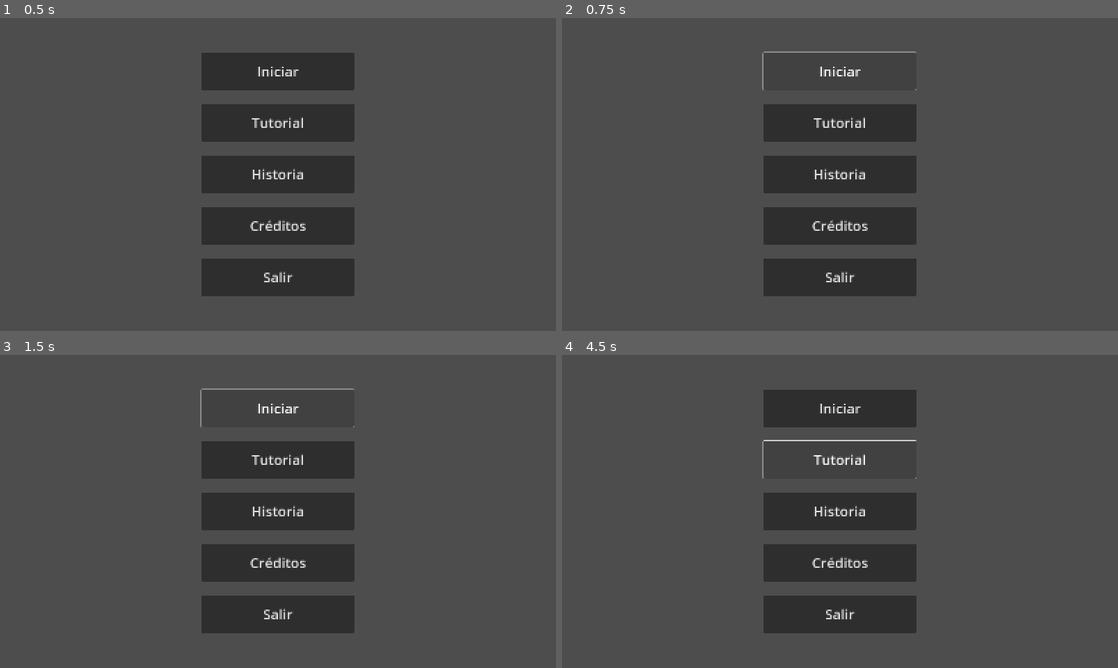
Above: before the commit, frames 1-4 (two rows, left to right).
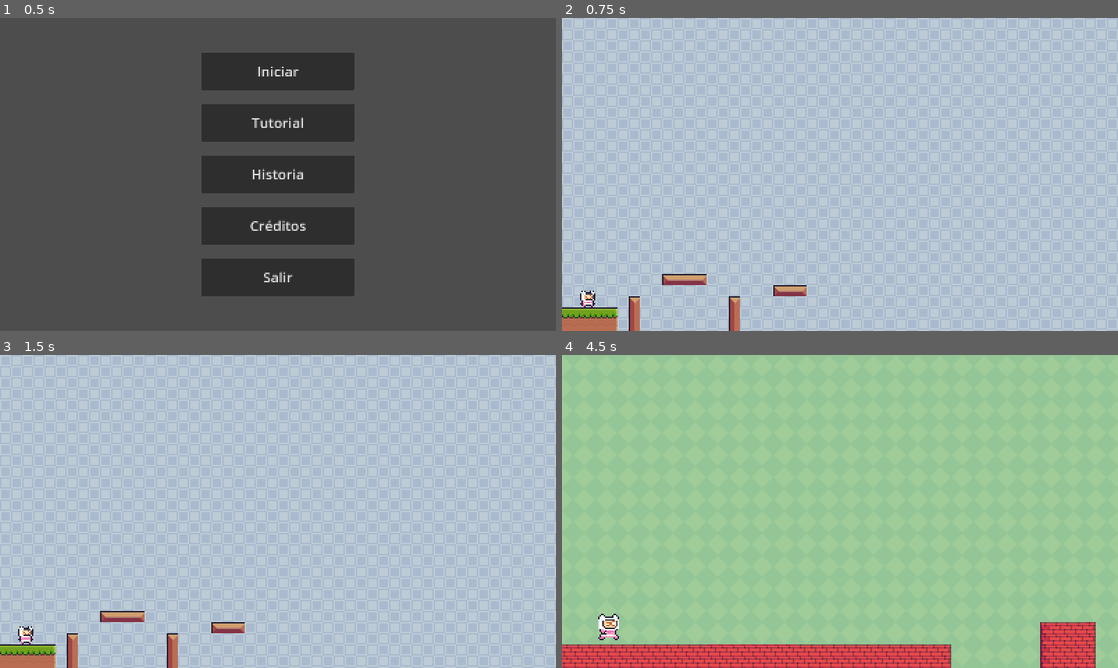
Above: after the commit, the same moments.

Repository: NataliaOspinal/juegoLGJ
Game: Godot game, scene res://scenes/ui/main_menu.tscn
Two runs of this game, one before a commit and one after it. Both use one fixed random seed, a clock stepped at 60 frames per second and the inputs below. This scene is started directly instead of the project's main scene.
Inputs (mouse positions are in pixels of both pictures, inside the frame that each line leads up to):
- Up to frame 1 (0.5 s): no input
- Up to frame 2 (0.75 s): click "Iniciar" at 0.5 s
- Up to frame 3 (1.5 s): click (278, 408) at 1.25 s, where only the run before the commit has a clickable "Iniciar"
- Up to frame 4 (4.5 s): click (840, 511) at 2 s, where only the run before the commit has a clickable "Historia"; click (840, 561) at 2.75 s, where only the run before the commit has a clickable "Créditos"; click (840, 458) at 3.5 s, where only the run before the commit has a clickable "Tutorial"; hold D (right) from 4.28 s (still down); tap Q (mascara) at 4.35 s

Frame 1 is identical in both runs. In frame 2, 100% of the frame differs, in the area x 0-100%, y 0-100%; in frame 3, 100%; in frame 4, 100%.

Commit message:
Add main menu script and connect button signals
Created main_menu.gd script for the main menu UI, handling Start and Exit button actions. Connected button signals in the scene to trigger scene change and application quit.

Diff:
--- a/scenes/ui/main_menu.tscn
+++ b/scenes/ui/main_menu.tscn
@@ -1,4 +1,6 @@
-[gd_scene load_steps=2 format=3 uid="uid://vhaooiul6kls"]
+[gd_scene load_steps=3 format=3 uid="uid://vhaooiul6kls"]
+
+[ext_resource type="Script" uid="uid://cvrmeq8s2wbnu" path="res://scripts/ui/main_menu.gd" id="1_sl1te"]
 
 [sub_resource type="StyleBoxFlat" id="StyleBoxFlat_87aya"]
 content_margin_left = 4.0
@@ -19,6 +21,7 @@
 anchor_bottom = 1.0
 grow_horizontal = 2
 grow_vertical = 2
+script = ExtResource("1_sl1te")
 
 [node name="VBoxContainer" type="VBoxContainer" parent="."]
 layout_mode = 1
@@ -69,3 +72,6 @@
 theme_override_font_sizes/font_size = 40
 theme_override_styles/normal = SubResource("StyleBoxFlat_87aya")
 text = "Salir"
+
+[connection signal="pressed" from="VBoxContainer/Start" to="." method="_on_start_pressed"]
+[connection signal="pressed" from="VBoxContainer/Exit" to="." method="_on_exit_pressed"]
--- /dev/null
+++ b/scripts/ui/main_menu.gd
@@ -0,0 +1,19 @@
+extends Control
+
+
+# Called when the node enters the scene tree for the first time.
+func _ready() -> void:
+	pass # Replace with function body.
+
+
+# Called every frame. 'delta' is the elapsed time since the previous frame.
+func _process(delta: float) -> void:
+	pass
+
+
+func _on_exit_pressed() -> void:
+	get_tree().quit()
+
+
+func _on_start_pressed() -> void:
+	get_tree().change_scene_to_file("res://scenes/levels/level1.tscn")
Not shown, added: scripts/ui/main_menu.gd.uid
